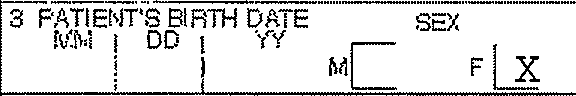
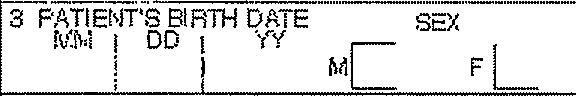
Comparing the layer stacks of the two 576 × 96 images. Changes:
painted on "Background" over [515,56,540,82]
